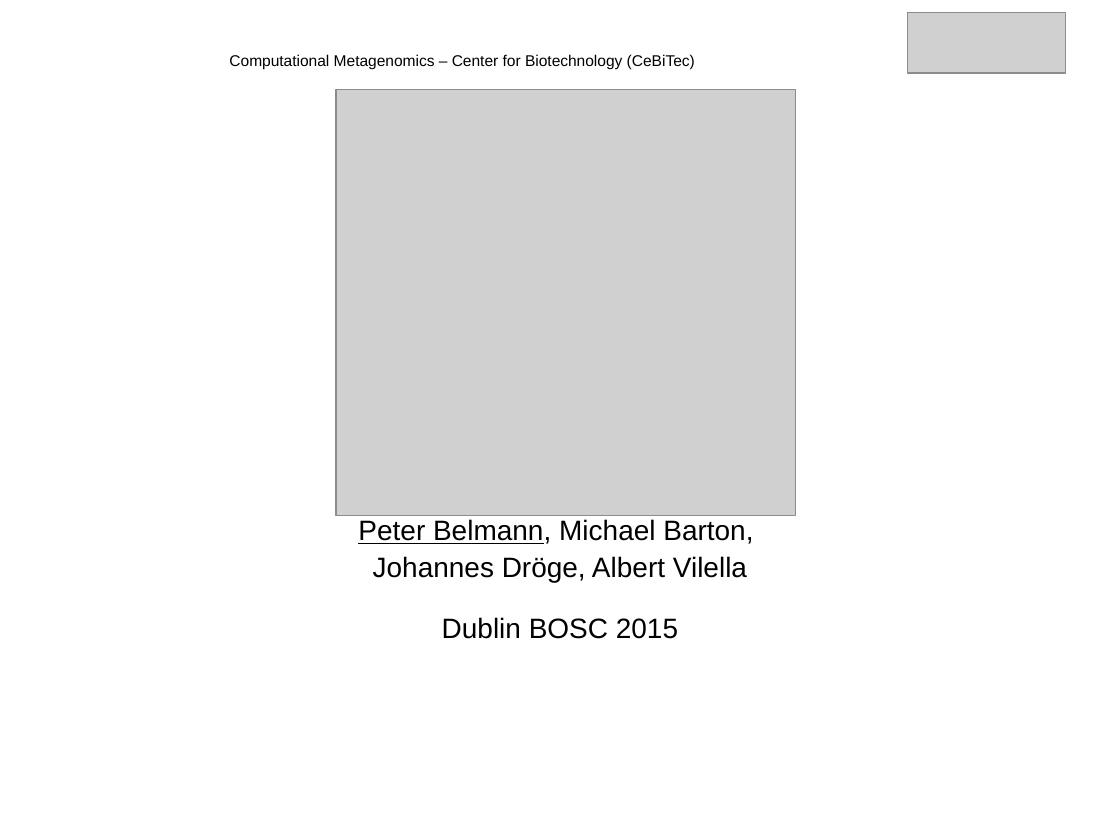
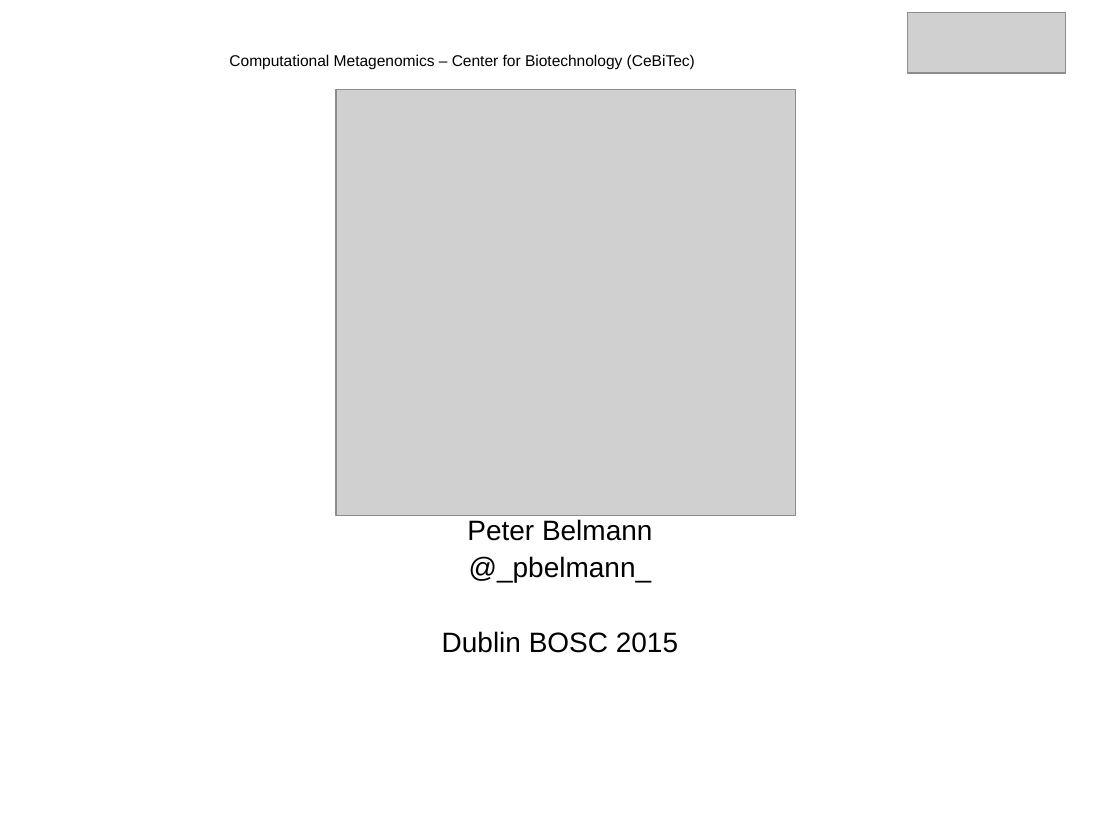
Before and after one commit to bioboxes/abstracts, a slide deck: slide 1 of abstracts/bosc_2015/talk.odp. Drawn at 1120x840 pixels with LibreOffice and Linux fonts; fonts in the diff are those of the drawing; grey boxes stand for pictures; background and template pictures are left out. Boxes give left, top, right and bottom in pixels: in the first picture for what was removed or moved away, otherwise in the second. Text is boxed around its words. In the diff, an @@ line names an element or a change of style, - is before the commit and + after.

```diff
--- a/abstracts/bosc_2015/talk.odp
+++ b/abstracts/bosc_2015/talk.odp
@@ text at [467, 519, 652, 583]: text changed @@
-Peter Belmann, Michael Barton,
-Johannes Dröge, Albert Vilella
+Peter Belmann
+@_pbelmann_
```
Also in this commit, not shown: 3 other slides changed, 1 slide added, 1 slide removed, 1 other file.
